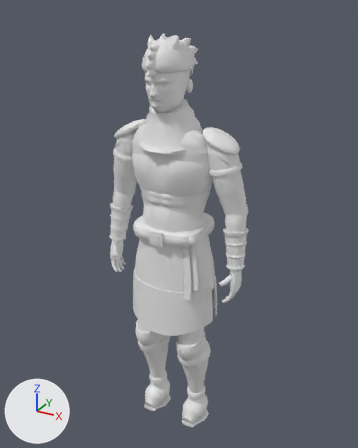
What one commit did to the Blender file ArtSource/Hero.blend.
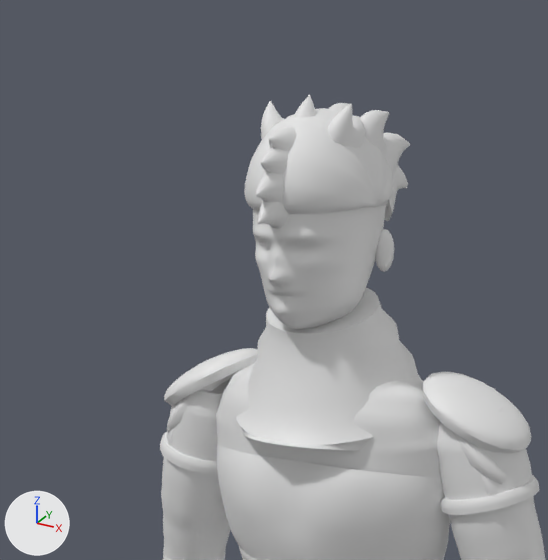
There are two pictures of each version: one whole from a 50 mm camera at (1.007, -1.774, 1.977) aimed at (0.011, 0.035, 1.072), one close up on the part from 16% to 69% of the width and 0% to 43% of the height. Arrows for +X, +Y and +Z are at lower left; the lights stay in place. The first two pictures are the older version.

Names of what the first close-up shows: 'Hero'.
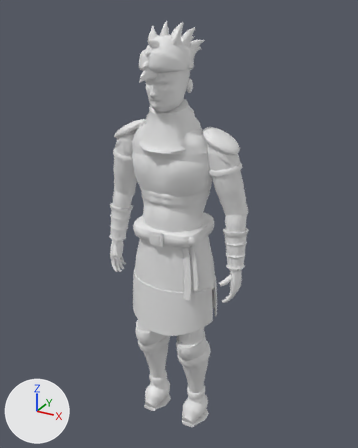
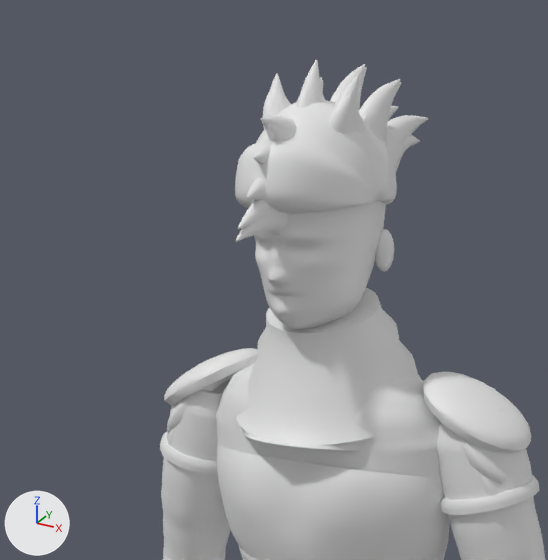
Location of each change, [x1, y1, x2, y2] in pixels of the close-ups (548 x 560 px; the box of a moved part takes in the faces that stretch with it):
```json
{"object": "Hero", "change": "reshaped", "before": [160, 95, 545, 560], "after": [160, 60, 545, 560]}
{"part": 1, "of": "me_hero", "change": "moved or reshaped", "before": [244, 95, 411, 229], "after": [235, 60, 428, 242]}
```

Edits to the scene script, one JSON object a line:
```json
{"block": "me_hero", "where": "# used by ob_hero; location = (0.0, 0.0, 0.0)"}
{"op": "remove", "block": "me_hero", "code": "me_hero.from_pydata(...)  # 31594 vertices, 32506 faces; spans x -0.35..0.35, y -0.19..0.17, z 0.0..1.89"}
{"op": "add", "block": "me_hero", "code": "me_hero.from_pydata(...)  # 32308 vertices, 33276 faces; spans x -0.35..0.35, y -0.24..0.19, z 0.0..1.93"}
{"block": "me_hero", "change": "me_hero part 1: 981 vertices moved from x -0.09..0.09, y -0.19..0.12, z 1.69..1.89 to x -0.09..0.09, y -0.2..0.14, z 1.69..1.89; 1910 vertices removed from x -0.09..0.09, y -0.19..0.12, z 1.69..1.89; 2522 vertices added at x -0.09..0.09, y -0.24..0.19, z 1.67..1.93"}
{"block": "me_hero", "change": "other edits to the shape of me_hero do not show in these pictures"}
```
